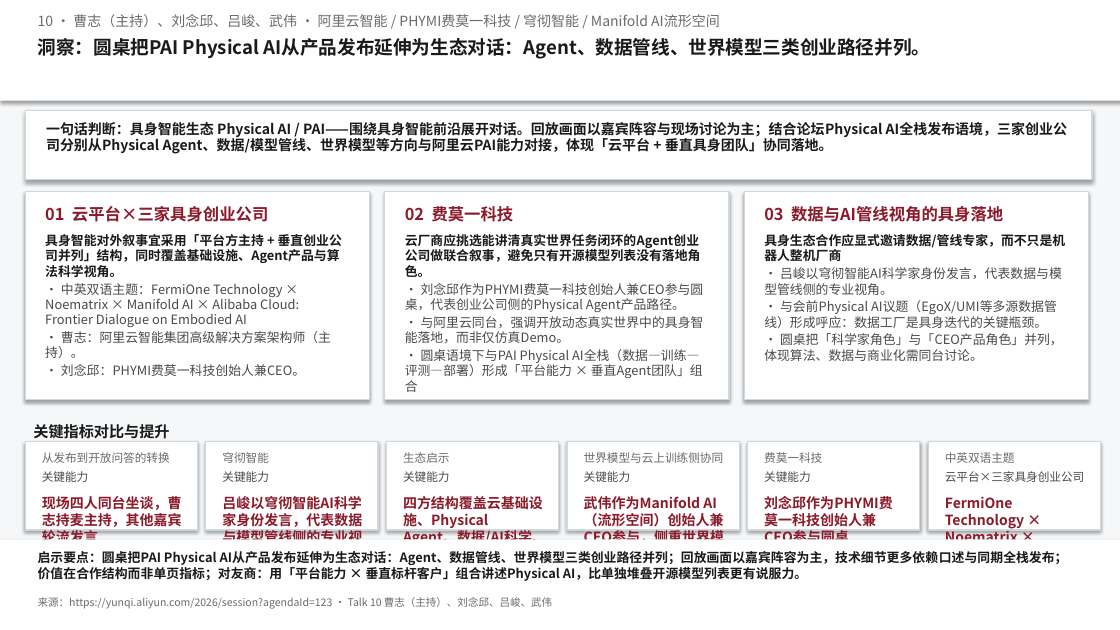
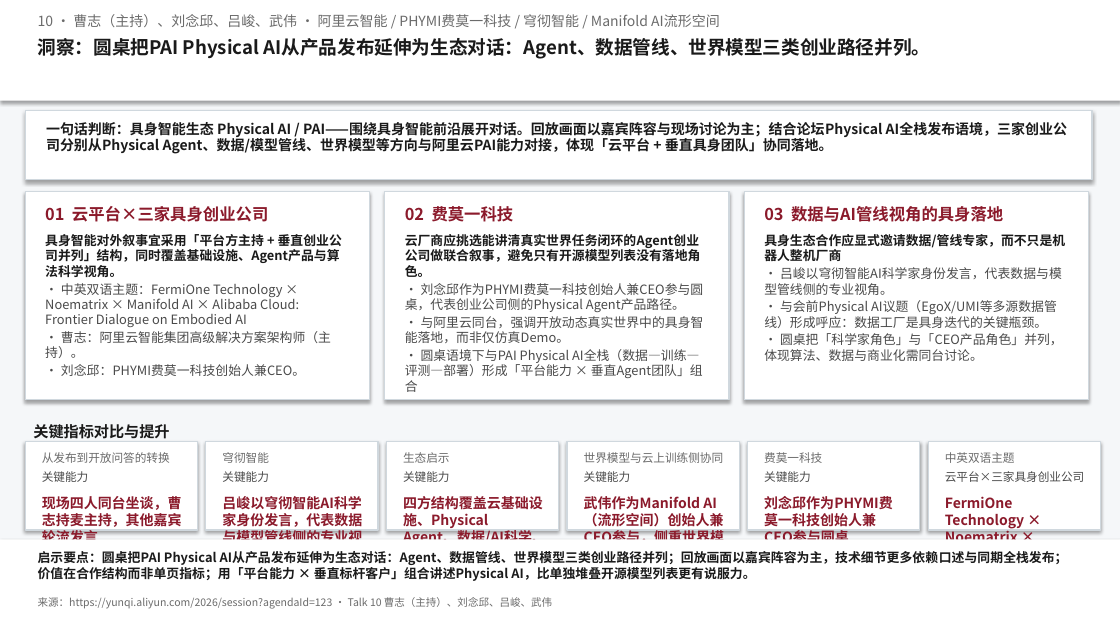
Before and after one commit to Annie-Summer/Kthena, a slide deck: slide 1 of yunqi-2026-pai-forum/docs/洞察一页-10-费莫一科技 × 穹彻智能 × 流形空间 × 阿里云：具身.pptx. Drawn at 1120x630 pixels with LibreOffice and Linux fonts; fonts in the diff are those of the drawing. Boxes give left, top, right and bottom in pixels: in the first picture for what was removed or moved away, otherwise in the second. Text is boxed around its words. In the diff, an @@ line names an element or a change of style, - is before the commit and + after.

```diff
--- a/yunqi-2026-pai-forum/docs/洞察一页-10-费莫一科技 × 穹彻智能 × 流形空间 × 阿里云：具身.pptx
+++ b/yunqi-2026-pai-forum/docs/洞察一页-10-费莫一科技 × 穹彻智能 × 流形空间 × 阿里云：具身.pptx
@@ text at [38, 551, 1068, 581]: text changed @@
-启示要点：圆桌把PAI Physical AI从产品发布延伸为生态对话：Agent、数据管线、世界模型三类创业路径并列；回放画面以嘉宾阵容为主，技术细节更多依赖口述与同期全栈发布；价值在合作结构而非单页指标；对友商：用「平台能力 × 垂直标杆客户」组合讲述Physical AI，比单独堆叠开源模型列表更有说服力。
+启示要点：圆桌把PAI Physical AI从产品发布延伸为生态对话：Agent、数据管线、世界模型三类创业路径并列；回放画面以嘉宾阵容为主，技术细节更多依赖口述与同期全栈发布；价值在合作结构而非单页指标；用「平台能力 × 垂直标杆客户」组合讲述Physical AI，比单独堆叠开源模型列表更有说服力。
```
Also in this commit, not shown: 21 other files.
